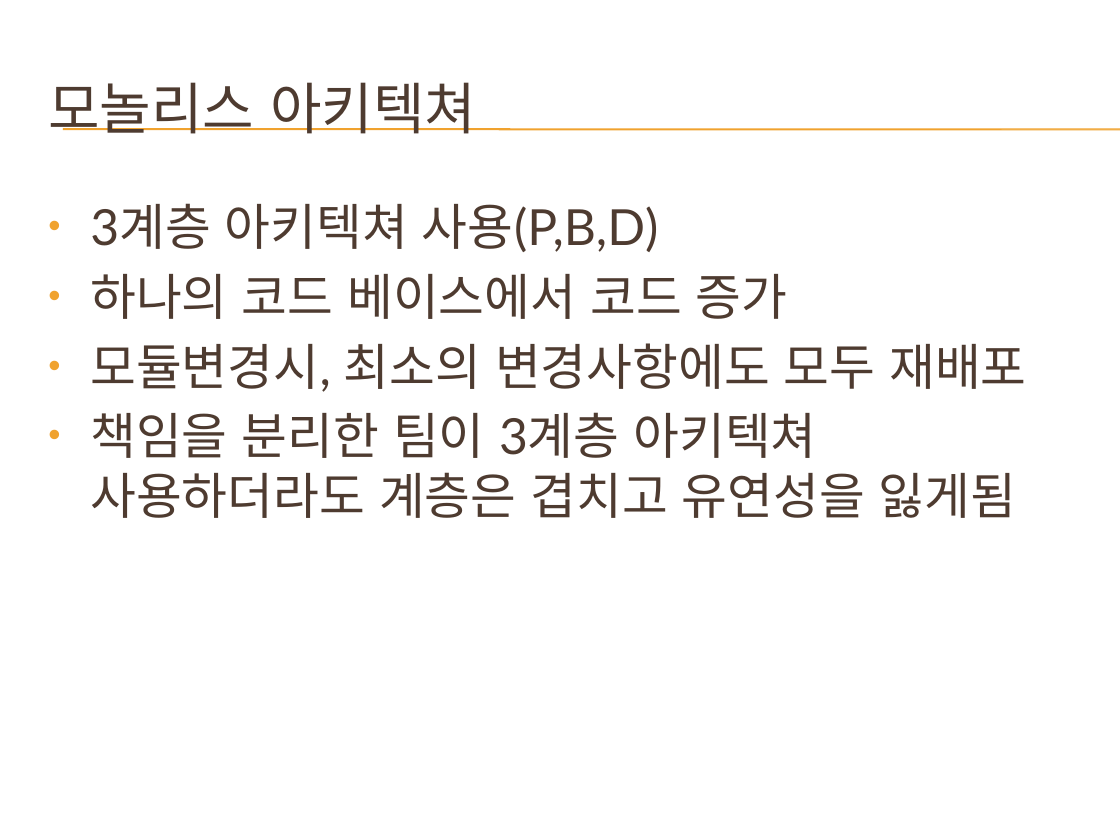
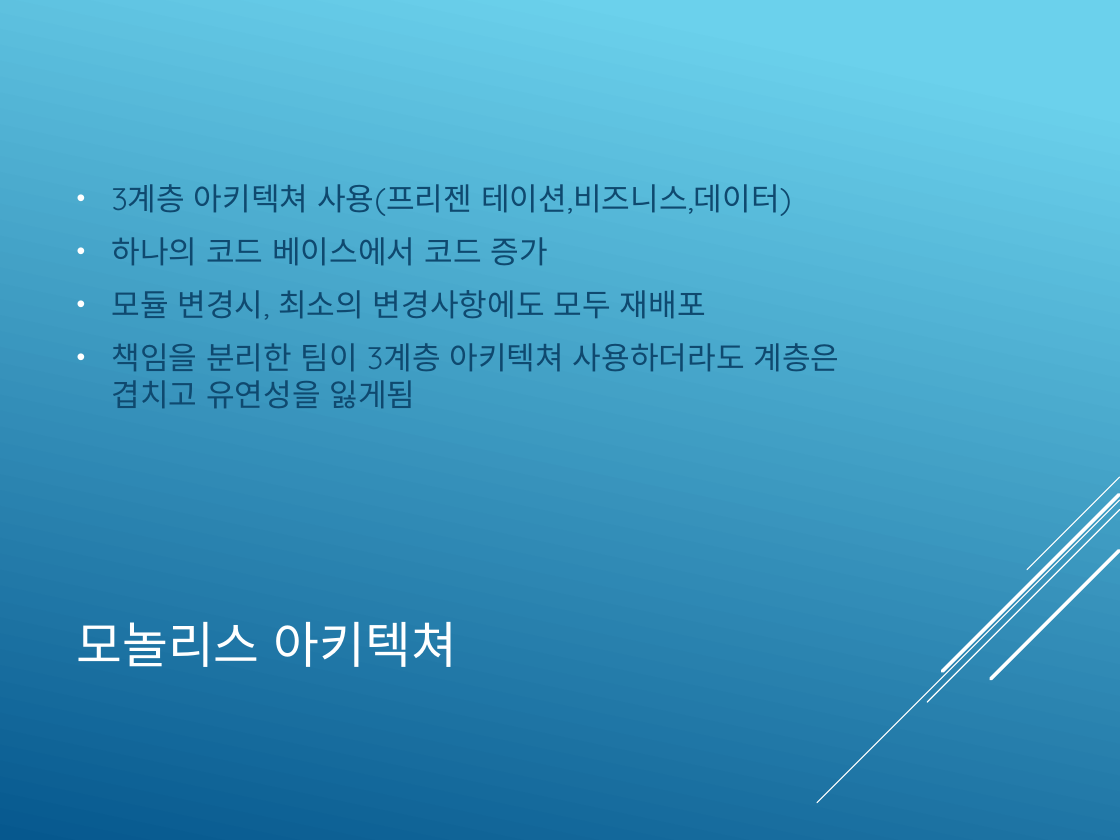
Before and after one commit to psmon/AkkaNetTest, a slide deck: slide 4 of AkkaForMicroService.pptx. Drawn at 1120x840 pixels with LibreOffice and Linux fonts; fonts in the diff are those of the drawing; background and template pictures are left out. Boxes give left, top, right and bottom in pixels: in the first picture for what was removed or moved away, otherwise in the second. Text is boxed around its words. In the diff, an @@ line names an element or a change of style, - is before the commit and + after.

```diff
--- a/AkkaForMicroService.pptx
+++ b/AkkaForMicroService.pptx
@@ background picture (left out) to gradient #6ED2EB to #06588E @@
@@ text "3계층 아키텍쳐 사용(프리젠 테이션,비즈니스,데이터)": place and size @@
-text "3계층 아키텍쳐 사용(프리젠 테이션,비즈니스,데이터)" at [90,203,1026,518]
+text "3계층 아키텍쳐 사용(프리젠 테이션,비즈니스,데이터)" at [112,184,839,408]
@@ text "3계층 아키텍쳐 사용(프리젠 테이션,비즈니스,데이터)" at [112,184,839,408]: vertical alignment top to middle @@
@@ line removed from (63, 129) to (1120, 129) @@
@@ line removed from (63, 130) to (1120, 130) @@
@@ text at [112,184,792,216]: text changed; size 32 to 20 pt; font Lato to Quicksand; text colour #4E3B30 to #0F496F @@
-• 3계층 아키텍쳐 사용(P,B,D)
+• 3계층 아키텍쳐 사용(프리젠 테이션,비즈니스,데이터)
@@ text at [112,237,839,408]: size 32 to 20 pt, font Lato to Quicksand, text colour #4E3B30 to #0F496F in "하나의 코드 베이스에서 코드 증가", "책임을 분리한 팀이 3계층 아키텍쳐 사용하더라도 계층은 ..."; indent changed; more space between paragraphs; bullet colour #F0A22E to #FFFFFF @@
@@ text at [112,290,706,320]: text changed; size 32 to 20 pt; font Lato to Quicksand; text colour #4E3B30 to #0F496F @@
-• 모듈변경시, 최소의 변경사항에도 모두 재배포
+• 모듈 변경시, 최소의 변경사항에도 모두 재배포
@@ title "모놀리스 아키텍쳐": place and size @@
-title "모놀리스 아키텍쳐" at [48,82,476,134]
+title "모놀리스 아키텍쳐" at [77,622,457,667]
@@ title "모놀리스 아키텍쳐" at [77,622,457,667]: size 36 to 32 pt, font Lato to Quicksand, text colour #4E3B30 to #FFFFFF @@
@@ group added at [818,477,1120,803]: 5 lines @@
```
Also in this commit, not shown: 9 other slides changed, 1 slide added, 1 slide removed, 5 other files.
